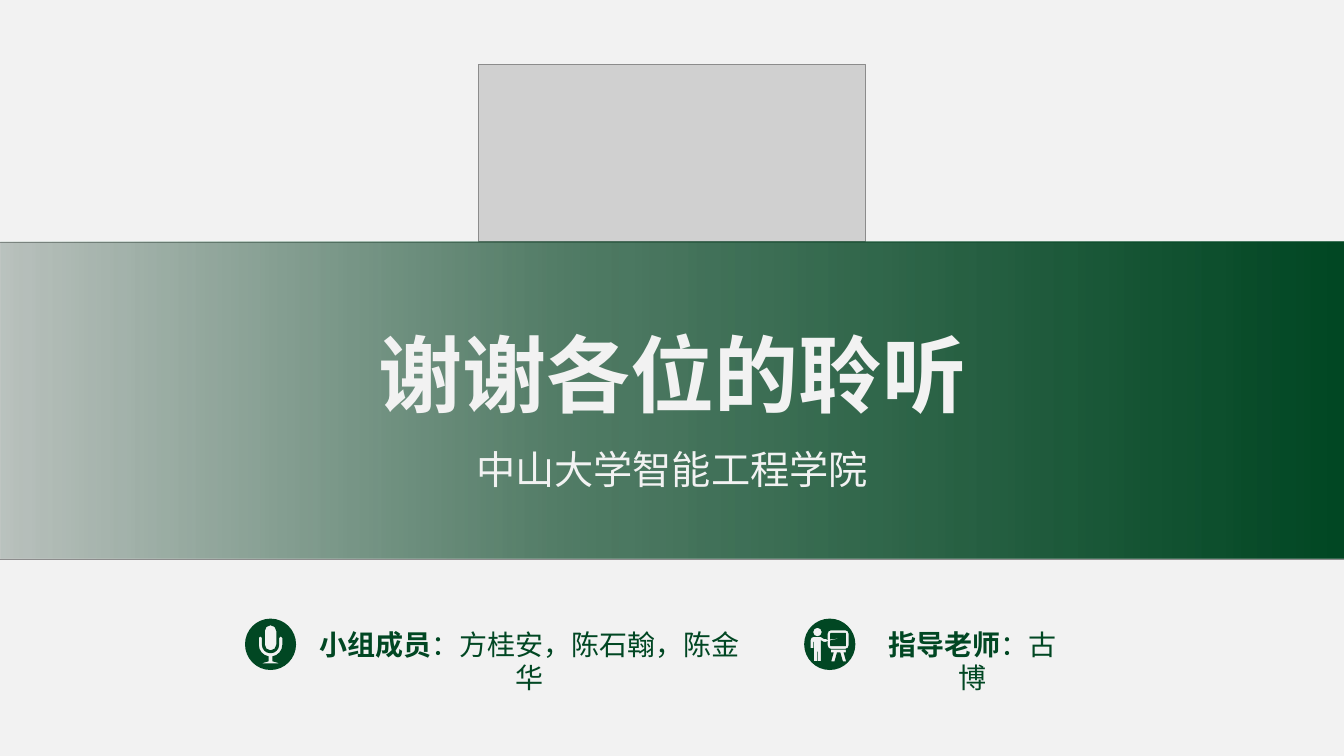
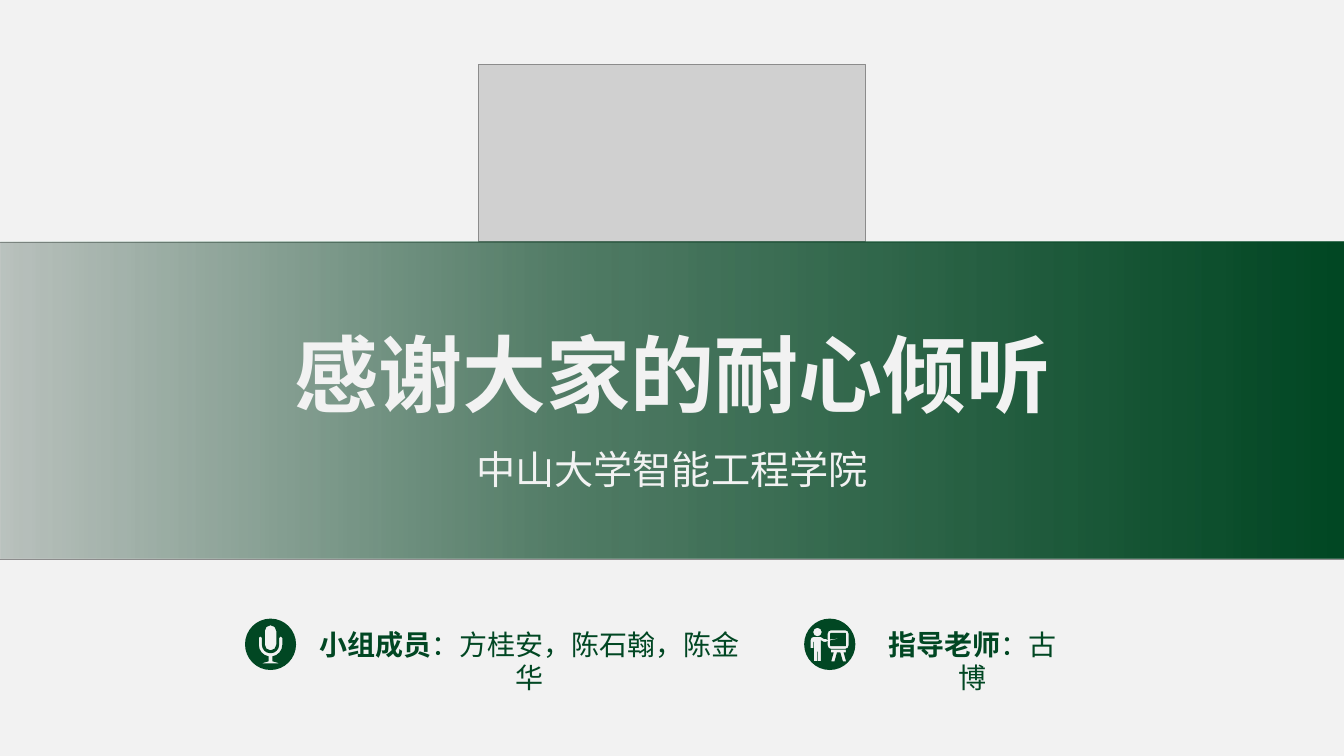
Before and after one commit to Enderfga/Enderfga, a slide deck: slide 25 of Report/C2TCP A Flexible Cellular TCP to Meet Stringent Delay Requirements.pptx (slide 27 before the commit). Drawn at 1344x756 pixels with LibreOffice and Linux fonts; fonts in the diff are those of the drawing; grey boxes stand for pictures. Boxes give left, top, right and bottom in pixels: in the first picture for what was removed or moved away, otherwise in the second. Text is boxed around its words. In the diff, an @@ line names an element or a change of style, - is before the commit and + after.

```diff
--- a/Report/C2TCP A Flexible Cellular TCP to Meet Stringent Delay Requirements.pptx
+++ b/Report/C2TCP A Flexible Cellular TCP to Meet Stringent Delay Requirements.pptx
@@ text at <box>294,321,1050,427</box>: text changed @@
-谢谢各位的聆听
+感谢大家的耐心倾听
```
Also in this commit, not shown: 16 other slides changed, 2 slides removed, 9 other files.
